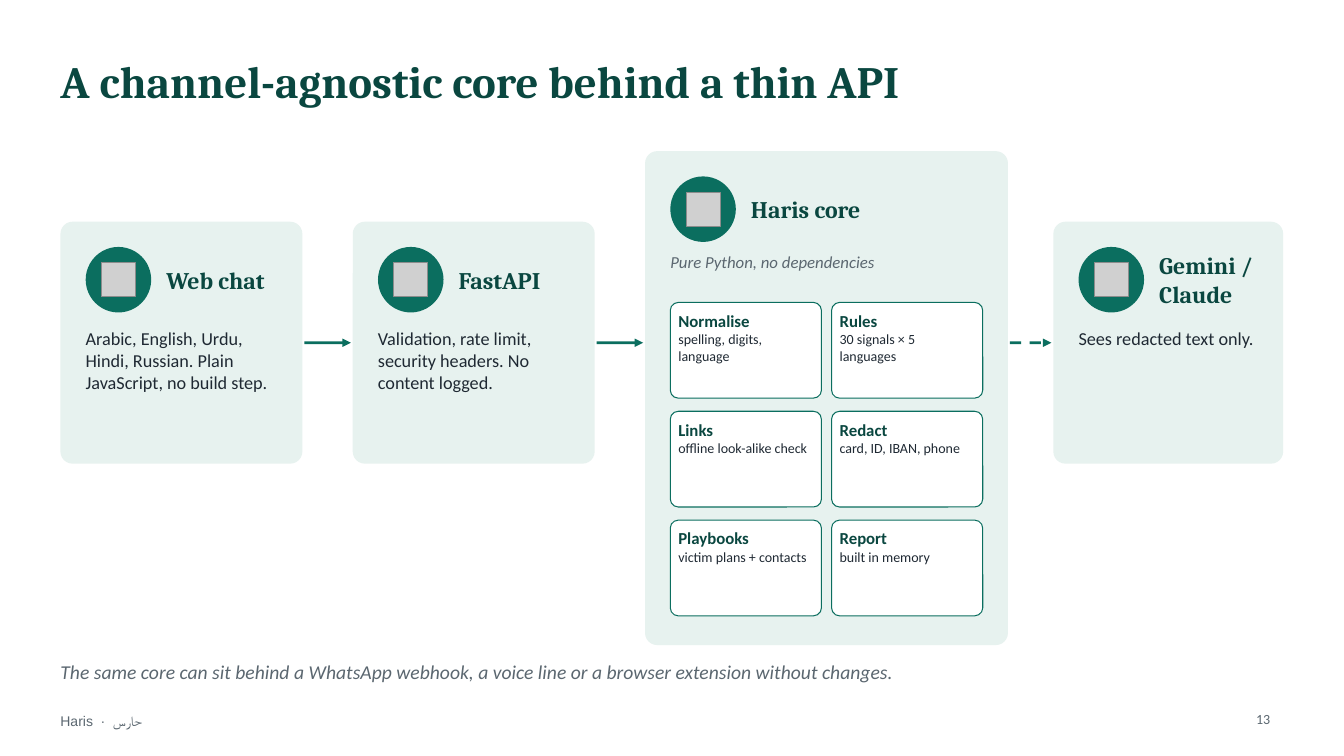
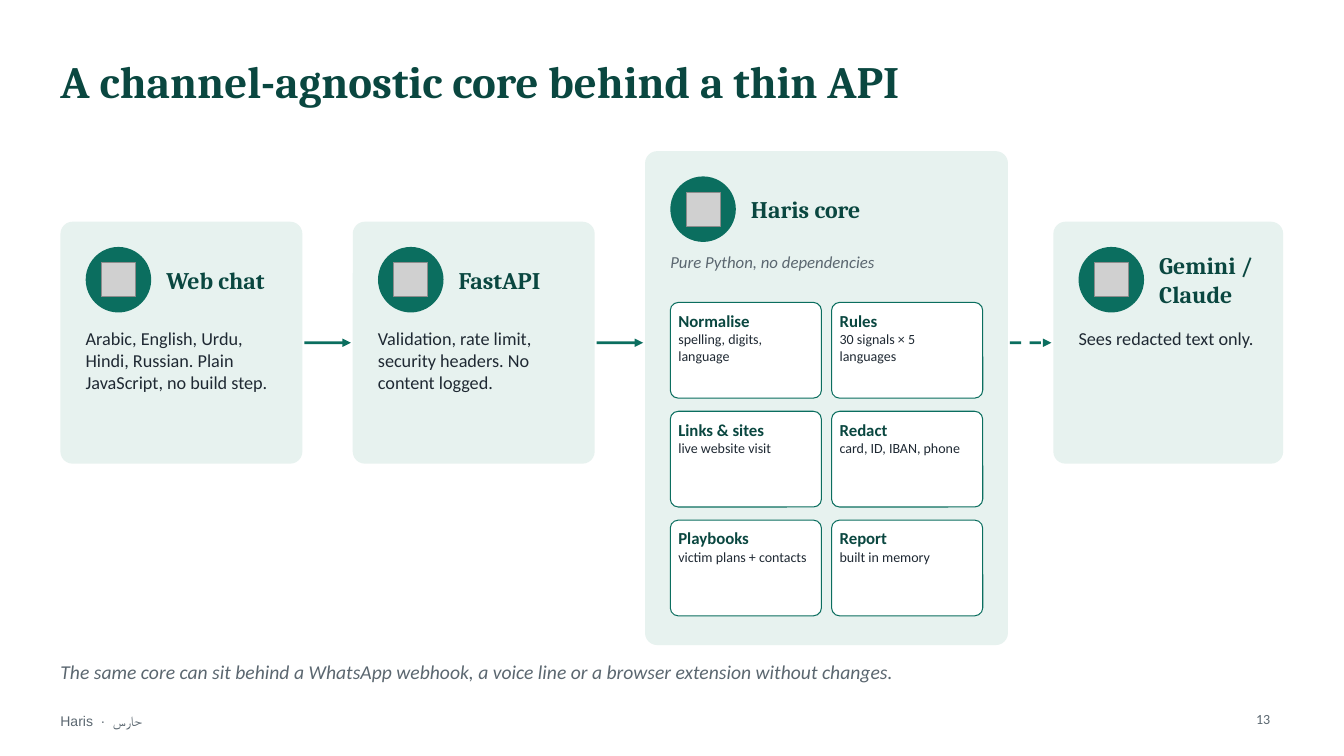
Before and after one commit to mohamedtorky2022/Haris, a slide deck: slide 13 of docs/Haris-presentation.pptx. Drawn at 1344x756 pixels with LibreOffice and Linux fonts; fonts in the diff are those of the drawing; grey boxes stand for pictures. Boxes give left, top, right and bottom in pixels: in the first picture for what was removed or moved away, otherwise in the second. Text is boxed around its words. In the diff, an @@ line names an element or a change of style, - is before the commit and + after.

```diff
--- a/docs/Haris-presentation.pptx
+++ b/docs/Haris-presentation.pptx
@@ text at <box>678,424,771,453</box>: text changed @@
-Links
-offline look-alike check
+Links & sites
+live website visit
```
Also in this commit, not shown: 3 other slides changed, 26 other files.
